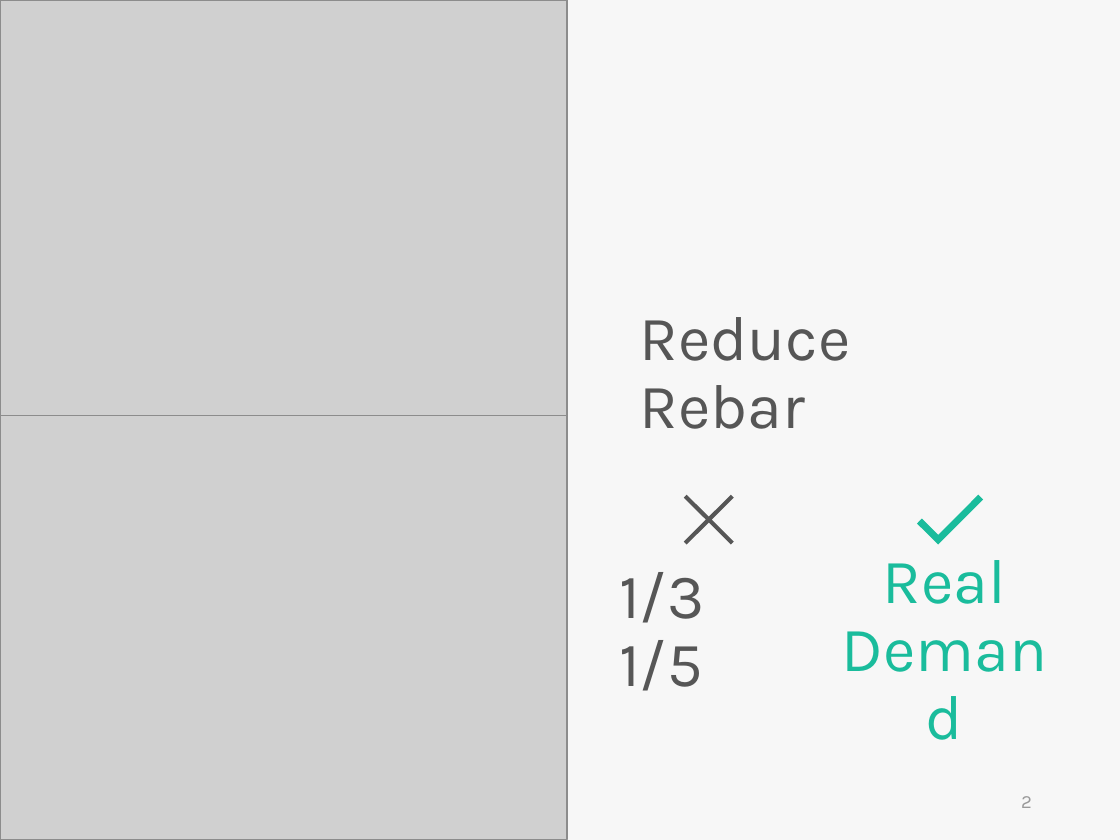
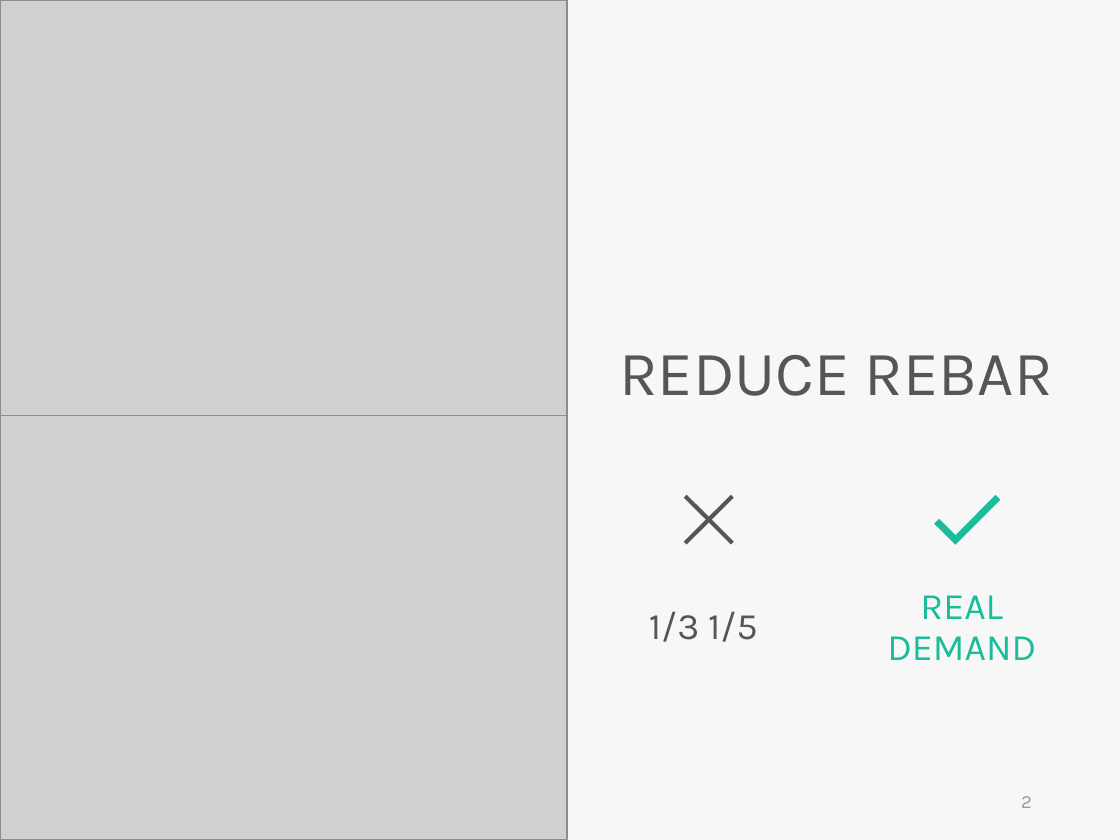
Before and after one commit to skyran1278/VbaProject, a slide deck: slide 2 of 20180126_SmartSplice/20180823_Meeting/SmartSplice.pptx. Drawn at 1120x840 pixels with LibreOffice and Linux fonts; fonts in the diff are those of the drawing; grey boxes stand for pictures. Boxes give left, top, right and bottom in pixels: in the first picture for what was removed or moved away, otherwise in the second. Text is boxed around its words. In the diff, an @@ line names an element or a change of style, - is before the commit and + after.

```diff
--- a/20180126_SmartSplice/20180823_Meeting/SmartSplice.pptx
+++ b/20180126_SmartSplice/20180823_Meeting/SmartSplice.pptx
@@ text at <box>619,355,1053,396</box>: text changed @@
-Reduce Rebar
+REDUCE REBAR
@@ freeform shape: place and size @@
-freeform shape at <box>917,495,983,544</box>
+freeform shape at <box>934,495,1000,544</box>
@@ text at <box>887,595,1036,660</box>: text changed; size 40.5 to 24 pt @@
-Real
-Demand
+REAL
+DEMAND
@@ text "1/3 1/5": place and size @@
-text "1/3 1/5" at <box>619,572,704,691</box>
+text "1/3 1/5" at <box>649,611,757,642</box>
@@ text "1/3 1/5" at <box>649,611,757,642</box>: size 40.5 to 24 pt; alignment left to centre @@
```
Also in this commit, not shown: 17 other slides changed, 3 slides added, 3 slides removed, 5 other files.
